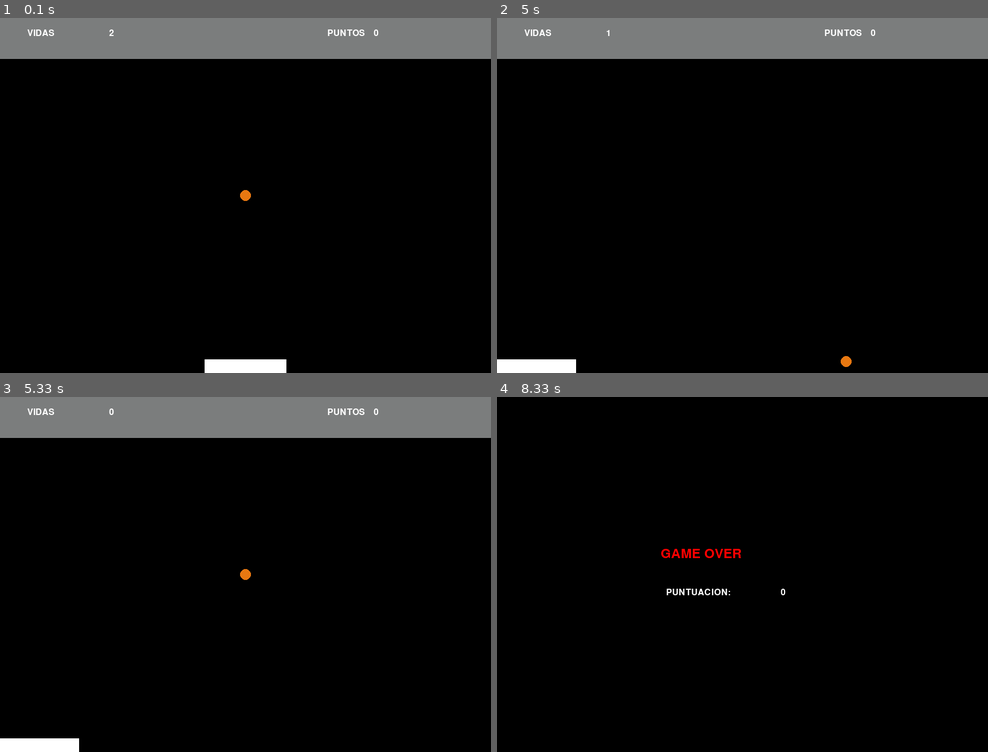
Above: before the commit, frames 1-4 (two rows, left to right).
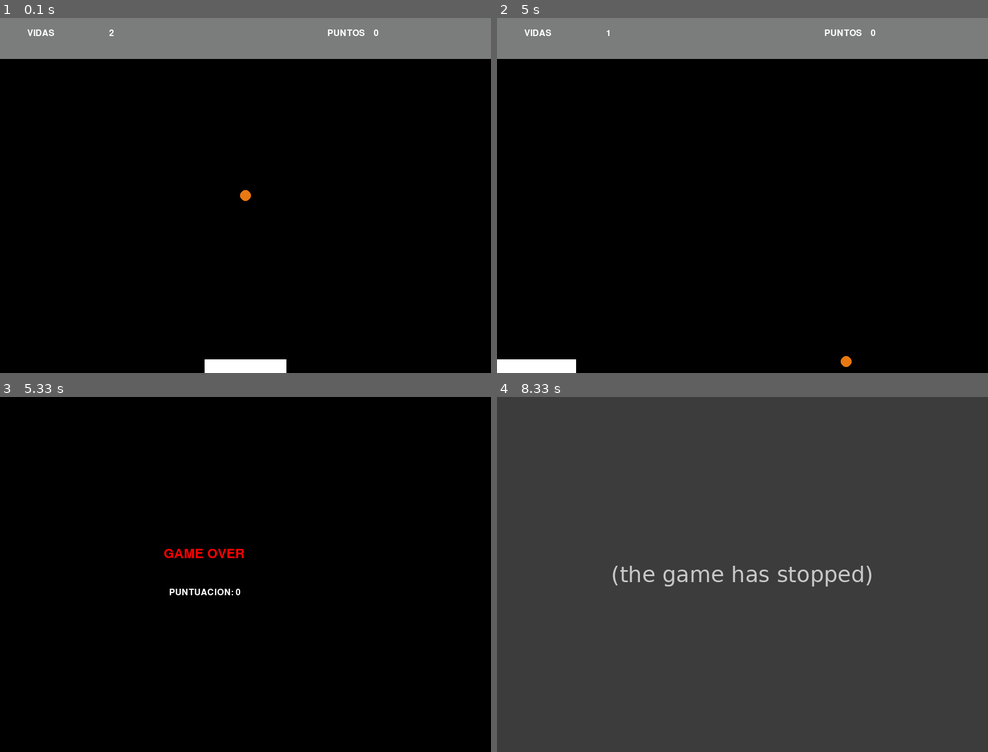
Above: after the commit, the same moments.

Repository: blancamm/k_pygame
Game: pygame game, started from BallAndRaquet.py
Two runs of this game, one before a commit and one after it. Both use one fixed random seed, a clock stepped at 60 frames per second and the inputs below.
Inputs:
- Up to frame 1 (0.1 s): no input
- Up to frame 2 (5 s): hold Right 0.83-1.3 s; hold Left 1.33-1.87 s; hold Left 1.9-2.3 s; hold Right 2.33-2.97 s; hold Left 3-3.47 s; hold Right 4-4.47 s; hold Left from 4.5 s (still down)
- Up to frame 3 (5.33 s): release Left at 5.03 s
- Up to frame 4 (8.33 s): no input

Frames 1-2 are identical in both runs. In frame 3, 13% of the frame differs, in the area x 0-100%, y 0-100%; in frame 4, 100%.
After the commit the program exited at 8.28 s; later frames show no game.

Commit message:
hemos hecho unas modificaciones o comentarios en ball y raqueta en funcion  de las propuestas de los compañeros

Diff:
--- a/BallAndRaquet.py
+++ b/BallAndRaquet.py
@@ -70,8 +70,6 @@
             NumeroPuntos = str(PUNTOS)
 
 
-
-
 class Raqueta():
     def __init__(self, ancho=150, alto= 25, x=0, y=0):
         self.ancho= ancho
@@ -93,6 +91,7 @@
         if teclas_pulsadas[pygame.K_RIGHT] and self.x < (ANCHO-self.ancho):
             self.x += self.vx
 
+
 class Marcador():
     def __init__(self):
         self.__color = (123, 125, 125 )
@@ -109,7 +108,7 @@
     def puntosyvidas(self):
         text_vidas = self.__fuente.render('VIDAS', True, BLANCO)
         vidas = self.__fuente.render(NumeroVidas, True, BLANCO)
-        text_puntos = self.__fuente.render('PUNTOS    '+ NumeroPuntos, True, BLANCO) #se puede poner con un mas en vez de crear otro render con los puntos
+        text_puntos = self.__fuente.render('PUNTOS    '+ NumeroPuntos, True, BLANCO) #se puede poner con un mas en vez de crear otro render con los puntos (lo mismo con las vidas)
         '''
         puntos = self.__fuente.render(NumeroPuntos, True, BLANCO)
         '''
@@ -120,9 +119,8 @@
         fuente = pygame.font.SysFont('Elephant',36)
         texto_gameOver = fuente.render('GAME OVER', True, ROJO)
         fuentemini = pygame.font.SysFont('Elephant',24)
-        texto_puntuacion = fuentemini.render('PUNTUACION:', True, BLANCO)
-        texto_Puntos = fuentemini.render(NumeroPuntos, True, BLANCO)
-        return [texto_gameOver, texto_puntuacion, texto_Puntos]
+        texto_puntuacion = fuentemini.render('PUNTUACION: ' +NumeroPuntos  , True, BLANCO)
+        return [texto_gameOver, texto_puntuacion]
 
 
 
@@ -133,9 +131,6 @@
                 random.randint(5,8)*random.choice([-1, 1]),
                 (random.randint(0,255), random.randint(0,255), random.randint(0,255)))
 marcador = Marcador()
-
-pygame.init()
-
 
 pantalla = pygame.display.set_mode((ANCHO,ALTURA))
 
@@ -164,6 +159,8 @@
     for evento in pygame.event.get():
         if evento.type == pygame.QUIT:
             gameOver = True
+            pygame.quit()
+            sys.exit()
 
 
     #modificacion de estados
@@ -177,6 +174,13 @@
 
         if VIDAS == 0:
             gameOver = True
+            final = marcador.fin()
+            pantalla.blit(final[0], (300, 275))
+            pantalla.blit(final[1], (310, 350))
+            pygame.display.flip()
+            pygame.time.delay(3250)
+            pygame.quit()
+            sys.exit()
 
         pygame.time.delay(1000)
 
@@ -184,13 +188,3 @@
 
     #gestion de pantalla
     refrescar_pantalla()
-
-while gameOver:
-    final = marcador.fin()
-    pantalla.blit(final[0], (300, 275))
-    pantalla.blit(final[1], (310, 350))
-    pantalla.blit(final[2], (520, 350))
-    pygame.display.flip()
-    pygame.time.delay(3500)
-    pygame.quit()
-    sys.exit()
--- /dev/null
+++ b/ball_2.py
@@ -0,0 +1,2 @@
+import pygame, random, sys
+from enum import Enum
Not shown, added: Posibles soluciones de raqueta y bola.docx
